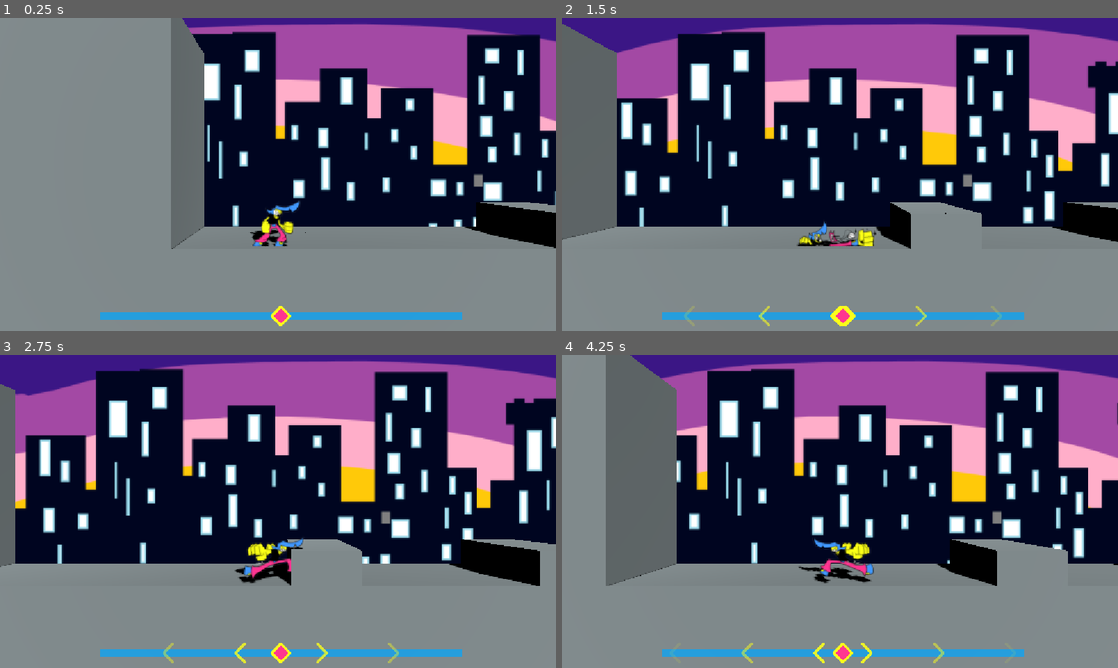
Above: before the commit, frames 1-4 (two rows, left to right).
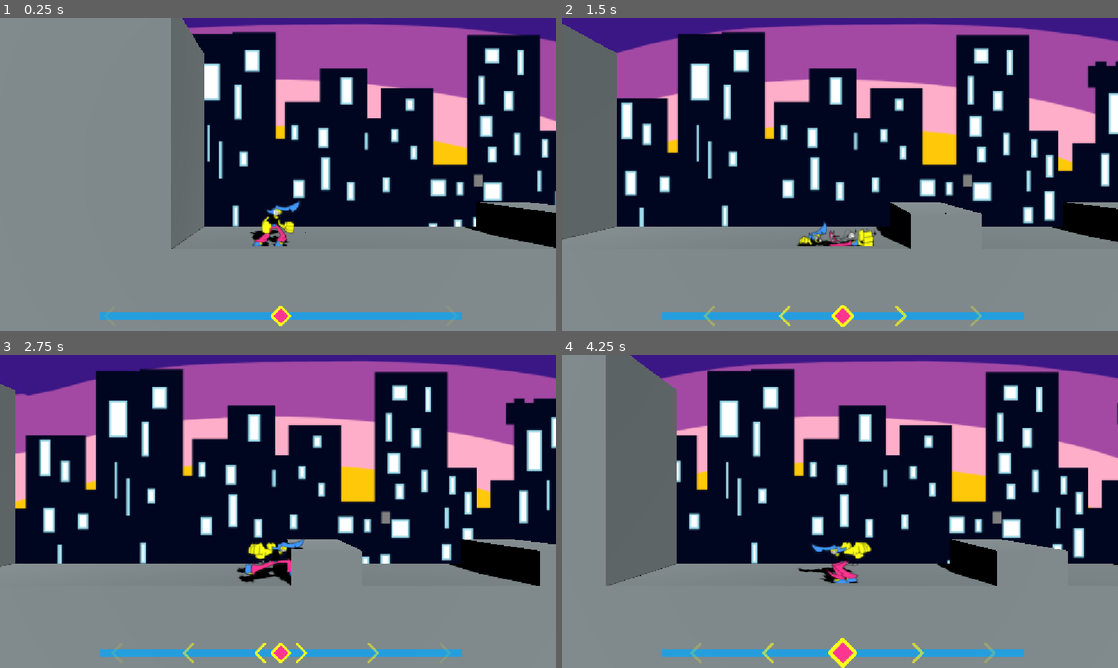
Above: after the commit, the same moments.

Repository: jackachulian/StuckInALoop
Game: Godot game, scene res://scenes/level.tscn
Same seed, same stepped clock (60 frames per second), same inputs: the game is played once before the commit and once after it. Sound files missing from this copy of the repository are replaced by a short silence.
Inputs (mouse positions are in pixels of both pictures, inside the frame that each line leads up to):
- Up to frame 1 (0.25 s): no input
- Up to frame 2 (1.5 s): move the mouse to (962, 158) at 0.52 s; hold Right (ui_right) 0.53-1.28 s; tap X (punch) at 0.6, 1.35 s; click (962, 158) at 0.67 s; tap Z (jump) at 0.77 s; move the mouse to (728, 190) at 1.27 s; hold Down (ui_down) from 1.28 s (still down); click (728, 190) at 1.42 s
- Up to frame 3 (2.75 s): tap Z (jump) at 1.52 s; move the mouse to (333, 442) at 2.02 s; release Down (ui_down) at 2.03 s; hold Right (ui_right) from 2.03 s (still down); tap X (punch) at 2.1 s; click (333, 442) at 2.17 s
- Up to frame 4 (4.25 s): move the mouse to (812, 574) at 2.77 s; release Right (ui_right) at 2.78 s; hold Up (ui_up) 2.78-3.53 s; tap X (punch) at 2.85, 3.6 s; click (812, 574) at 2.92 s; tap Z (jump) at 3.02, 3.77 s; move the mouse to (1006, 558) at 3.52 s; hold Left (ui_left) from 3.53 s (still down); click (1006, 558) at 3.67 s

The runs differ from the first frame. In frame 1, less than 0.1% of the frame differs, in the area x 47-53%, y 63-72%; in frame 2, 0.3%; in frame 3, 0.7%; in frame 4, 1.5%, in the area x 23-78%, y 58-100%.

Commit message:
Code separation

Diff:
--- a/project.godot
+++ b/project.godot
@@ -64,11 +64,13 @@
 punch={
 "deadzone": 0.2,
 "events": [Object(InputEventKey,"resource_local_to_scene":false,"resource_name":"","device":-1,"window_id":0,"alt_press …(192 unchanged characters)…
+, Object(InputEventMouseButton,"resource_local_to_scene":false,"resource_name":"","device":-1,"window_id":0,"alt_pressed":false,"shift_pressed":false,"ctrl_pressed":false,"meta_pressed":false,"button_mask":0,"position":Vector2(0, 0),"global_position":Vector2(0, 0),"factor":1.0,"button_index":1,"canceled":false,"pressed":false,"double_click":false,"script":null)
 ]
 }
 jump={
 "deadzone": 0.2,
 "events": [Object(InputEventKey,"resource_local_to_scene":false,"resource_name":"","device":-1,"window_id":0,"alt_press …(192 unchanged characters)…
+, Object(InputEventKey,"resource_local_to_scene":false,"resource_name":"","device":-1,"window_id":0,"alt_pressed":false,"shift_pressed":false,"ctrl_pressed":false,"meta_pressed":false,"pressed":false,"keycode":0,"physical_keycode":32,"key_label":0,"unicode":32,"location":0,"echo":false,"script":null)
 ]
 }
 
--- a/scenes/level.tscn
+++ b/scenes/level.tscn
@@ -1,6 +1,8 @@
 [gd_scene format=3 uid="uid://dxon0mk8dgivo"]
 
 [ext_resource type="MeshLibrary" uid="uid://ccfqgnrmjp55p" path="res://resources/mesh_library.tres" id="1_2q6dc"]
+[ext_resource type="Script" uid="uid://dr1awlotabvv5" path="res://scenes/options_manager.gd" id="1_smfc2"]
+[ext_resource type="Script" uid="uid://d4liokkpmm886" path="res://scripts/rhythm_manager.gd" id="1_vwqyp"]
 [ext_resource type="Script" uid="uid://cahnhtrrxxoja" path="res://scripts/player.gd" id="2_mx8sn"]
 [ext_resource type="Texture2D" uid="uid://dejoek7k33edh" path="res://sprites/PROTAG/500x500/Intro/spr_gamejam_protag_introchill_0001.png" id="4_c1pbi"]
 [ext_resource type="Script" uid="uid://cciteywr71vqp" path="res://scripts/beat_manager.gd" id="4_ppgk2"]
@@ -328,6 +330,13 @@
 
 [node name="Level" type="Node3D" unique_id=1628288231]
 
+[node name="OptionsManager" type="Node" parent="." unique_id=1541948042]
+script = ExtResource("1_smfc2")
+
+[node name="RhythmManager" type="Node" parent="." unique_id=1508312717 node_paths=PackedStringArray("options_manager")]
+script = ExtResource("1_vwqyp")
+options_manager = NodePath("../OptionsManager")
+
 [node name="BeatManager" type="Node" parent="." unique_id=1431177016]
 script = ExtResource("4_ppgk2")
 
@@ -339,7 +348,7 @@
 "cells": PackedInt32Array(65535, 0, 0, 0, 0, 0, 1, 0, 0, 2, 0, 0, 65534, 0, 0, 65533, 0, 0, 65532, 0, 0, 65532, 65535,  …(2798 unchanged characters)…
 }
 
-[node name="Player" type="CharacterBody3D" parent="." unique_id=957345421]
+[node name="Player" type="CharacterBody3D" parent="." unique_id=957345421 node_paths=PackedStringArray("rhythm_manager")]
 transform = Transform3D(1, 0, 0, 0, 1, 0, 0, 0, 1, 0, 1.2249827, 0.47963297)
 axis_lock_linear_z = true
 axis_lock_angular_x = true
@@ -348,6 +357,7 @@
 floor_block_on_wall = false
 floor_snap_length = 0.2
 script = ExtResource("2_mx8sn")
+rhythm_manager = NodePath("../RhythmManager")
 jump_velocity = 32.0
 gravity = -85.0
 
@@ -446,7 +456,7 @@
 grow_horizontal = 2
 grow_vertical = 2
 
-[node name="BeatBar" type="ColorRect" parent="CanvasLayer/UI" unique_id=1014369005]
+[node name="BeatBar" type="ColorRect" parent="CanvasLayer/UI" unique_id=1014369005 node_paths=PackedStringArray("options_manager", "rhythm_manager")]
 custom_minimum_size = Vector2(750, 15)
 layout_mode = 1
 anchors_preset = 7
@@ -462,6 +472,8 @@
 grow_vertical = 0
 color = Color(0, 0.6500001, 1, 0.7058824)
 script = ExtResource("71_vry8j")
+options_manager = NodePath("../../../OptionsManager")
+rhythm_manager = NodePath("../../../RhythmManager")
 marker_scene = ExtResource("72_vry8j")
 
 [node name="BeatCenter" type="Control" parent="CanvasLayer/UI/BeatBar" unique_id=113054813]
--- /dev/null
+++ b/scenes/options_manager.gd
@@ -0,0 +1,4 @@
+class_name OptionsManager
+extends Node
+
+var beat_offset_milliseconds: float = 0.015
--- a/scripts/beat_bar.gd
+++ b/scripts/beat_bar.gd
@@ -1,7 +1,10 @@
 class_name BeatBar
 extends ColorRect
 
-@export var beats_per_second: float = 170.0/60.0
+@export var options_manager: OptionsManager
+@export var rhythm_manager: RhythmManager
+
+
 @export var beat_lookahead: float = 2.5
 @export var marker_scene: PackedScene
 
@@ -10,11 +13,7 @@
 
 @onready var beat_markers: Control = $BeatMarkers
 @onready var beat_center: Control = $BeatCenter
-@onready var audio_stream_player: AudioStreamPlayer3D = $"../../../Player/Camera3D/AudioStreamPlayer3D"
 
-var beat_offset_seconds: float = 0.100
-
-var current_beat: float
 var last_pulse_beat: int = 0
 var last_marker_spawn_beat: int = 0
 
@@ -23,24 +22,19 @@
 	while last_marker_spawn_beat < beat_lookahead:
 		last_marker_spawn_beat += 1
 
-	#beat_offset_time = AudioServer.get_output_latency()
-	current_beat = (beat_offset_seconds * beats_per_second) * -1
-	print("beat offset seconds: ",beat_offset_seconds)
-
-func _process(delta: float) -> void:
-	current_beat += beats_per_second * delta
-
-	if (current_beat > last_pulse_beat + 1):
+func _process(_delta: float) -> void:
+	# If the current pulse should have happened by now, do the pulse
+	if (rhythm_manager.current_beat > last_pulse_beat + 1):
 		last_pulse_beat += 1
 		beat_center.scale = Vector2(center_pulse_scale, center_pulse_scale)
 		var tween = create_tween()
 		tween.tween_property(beat_center, "scale", Vector2.ONE, center_pulse_time)
 
-	if (current_beat + beat_lookahead) >= last_marker_spawn_beat:
+	# If the current marker should have spawned by now, spawn it
+	if (rhythm_manager.current_beat + beat_lookahead) >= last_marker_spawn_beat:
 		print("spawning markers for beat ", last_marker_spawn_beat)
 		spawn_markers()
 		last_marker_spawn_beat += 1
-
 
 
 func spawn_markers():
@@ -48,7 +42,7 @@
 	var left_edge = Vector2(global_position.x, global_position.y + size.y/2)
 	var right_edge = Vector2(global_position.x + size.x, global_position.y + size.y/2)
 
-	var lookahead_time: float = beat_lookahead / beats_per_second
+	var lookahead_time: float = beat_lookahead / rhythm_manager.beats_per_second
 
 	var left_marker = marker_scene.instantiate() as BeatMarker
 	beat_markers.add_child(left_marker)
--- a/scripts/player.gd
+++ b/scripts/player.gd
@@ -1,12 +1,12 @@
 extends CharacterBody3D
 
+@export var rhythm_manager: RhythmManager
 @export var speed = 18.0
 @export var slide_speed = 22.5
 @export var jump_velocity = 6.0
 @export var gravity = -9.8
 
 @onready var animated_sprite_3d: AnimatedSprite3D = $FlipParent/AnimatedSprite3D
-@onready var beat_bar: BeatBar = $"../CanvasLayer/UI/BeatBar"
 @onready var flip_parent: Node3D = $FlipParent
 
 
@@ -135,10 +135,10 @@
 func play_animation_synced(anim: StringName, anim_beat_length: float = 1.0, beat_offset: float = 0.0) -> void:
 	animated_sprite_3d.animation = anim
 	var frame_count = animated_sprite_3d.sprite_frames.get_frame_count(anim)
-	var anim_time = anim_beat_length / beat_bar.beats_per_second
+	var anim_time = anim_beat_length / rhythm_manager.beats_per_second
 	var anim_fps = frame_count / anim_time
 
-	var offset_beat = beat_bar.current_beat + beat_offset
+	var offset_beat = rhythm_manager.current_beat + beat_offset
 	var anim_progress = (offset_beat / anim_beat_length) - floor(offset_beat / anim_beat_length)
 	var frame = floor(anim_progress * frame_count)
 	var frame_progress = (anim_progress * frame_count) - floor(anim_progress * frame_count)
--- /dev/null
+++ b/scripts/rhythm_manager.gd
@@ -0,0 +1,17 @@
+class_name RhythmManager
+extends Node
+
+@export var options_manager: OptionsManager
+
+@export var beats_per_second: float = 170.0/60.0
+
+@onready var audio_stream_player_3d: AudioStreamPlayer3D = $"../Player/Camera3D/AudioStreamPlayer3D"
+
+var current_beat: float
+
+func _ready() -> void:
+	# Start slightly behind the beat based on timing offset
+	current_beat = ((options_manager.beat_offset_milliseconds / 1000.0) * beats_per_second) * -1
+
+func _process(delta: float) -> void:
+	current_beat += beats_per_second * delta
Not shown, added: scenes/options_manager.gd.uid
Not shown, added: scripts/rhythm_manager.gd.uid
